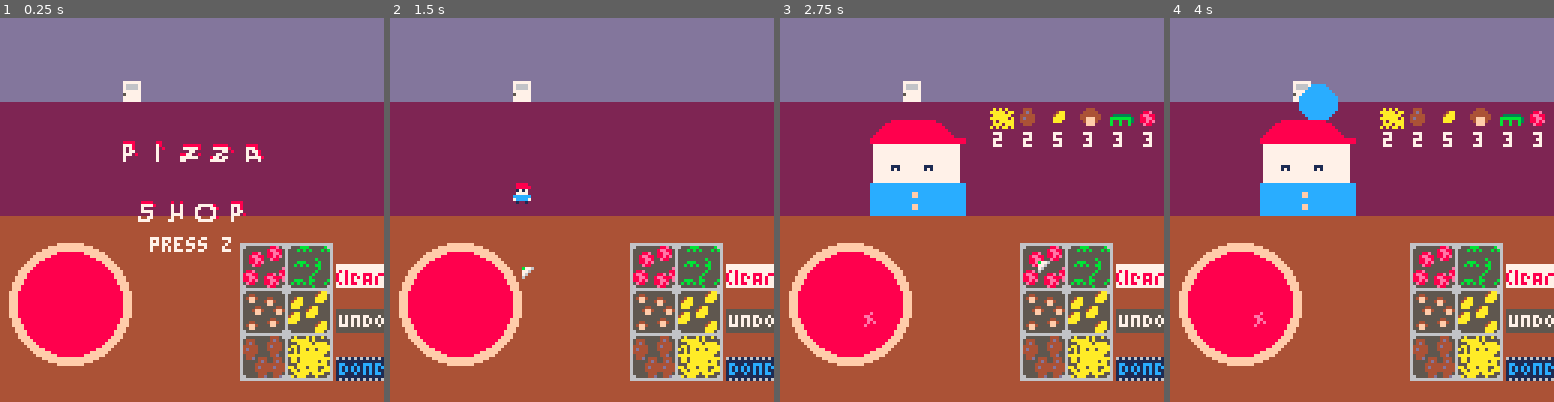
Above: before the commit, frames 1-4 (left to right).
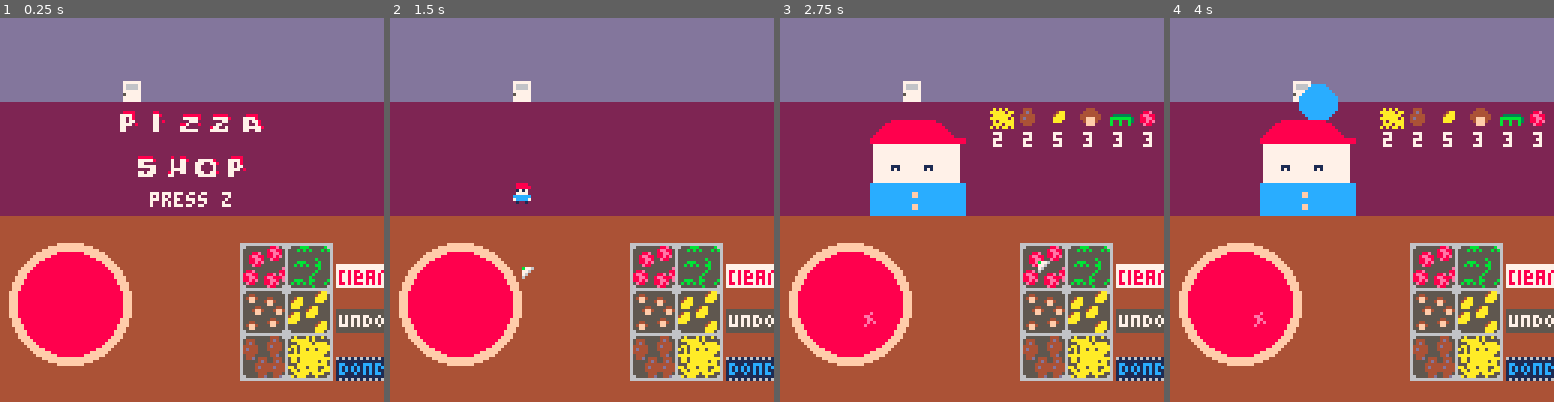
Above: after the commit, the same moments.

Repository: Cybrwire/pico8-tinkering
Game: PICO-8 cartridge pizza_shop.p8
Same seed, same stepped clock (60 frames per second), same inputs: the game is played once before the commit and once after it.
Inputs (mouse positions are in pixels of both pictures, inside the frame that each line leads up to):
- Up to frame 1 (0.25 s): no input
- Up to frame 2 (1.5 s): tap O (Z key) at 0.33, 0.7, 1.43 s; click (459, 121) at 0.67 s; click (520, 267) at 1.22 s
- Up to frame 3 (2.75 s): click (975, 114) at 1.77 s; tap O (Z key) at 2.22 s; click (1037, 259) at 2.32 s
- Up to frame 4 (4 s): click (1492, 106) at 2.87 s; tap O (Z key) at 3.1, 3.98 s; click (1254, 256) at 3.42 s; click (1315, 102) at 3.97 s

The runs differ from the first frame. In frame 1, 3.5% of the frame differs, in the area x 31-100%, y 24-70%; in frame 2, 0.3%; in frame 3, 0.3%; in frame 4, 0.3%.

Commit message:
updated: title sprites and spacing

Diff:
--- a/pizza_shop.p8
+++ b/pizza_shop.p8
@@ -7,7 +7,7 @@
 function _init()
 	poke(0x5f2d, 7)
 	game_state      = 'title'
-	title_crds      = {40,40}
+	title_crds      = {40,30}
 	c_speed         = 1
 	door            = {spr=1,x=40,y=20}
 	pza             = {x=23,y=95,r=20,c=15}
@@ -83,10 +83,10 @@
 	end
 	local x = title_crds[1]+5
 	for i=219,222 do
-		spr(i,x,title_crds[2]+20)
+		spr(i,x,title_crds[2]+15)
 		x+=10
 	end
-	print('press z', title_crds[1]+10,title_crds[2]+33,7)
+	print('press z', title_crds[1]+10,title_crds[2]+28,7)
 end
 
 function draw_ingredients()
Not shown, changed: 19 lines of the sprite sheet (__gfx__) section of pizza_shop.p8
